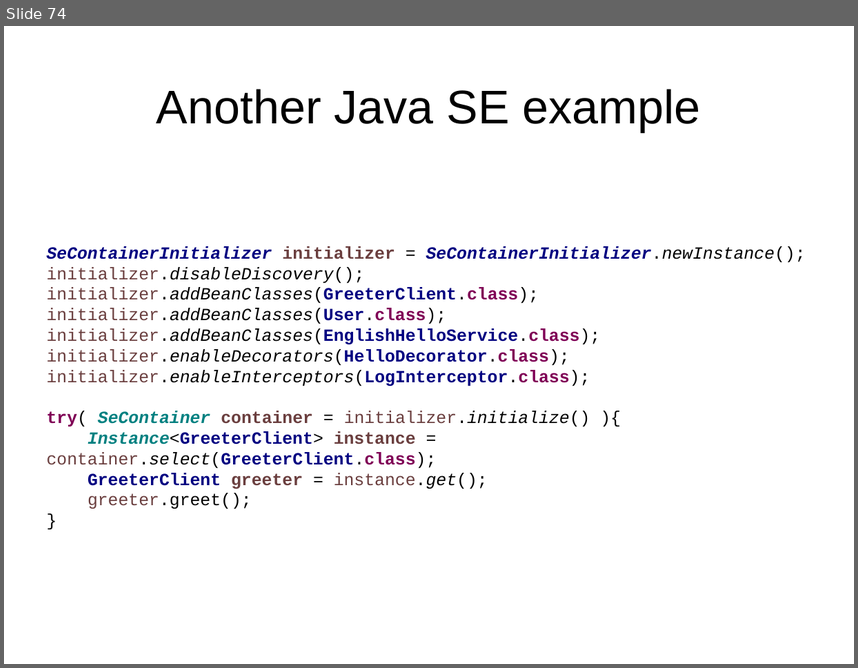
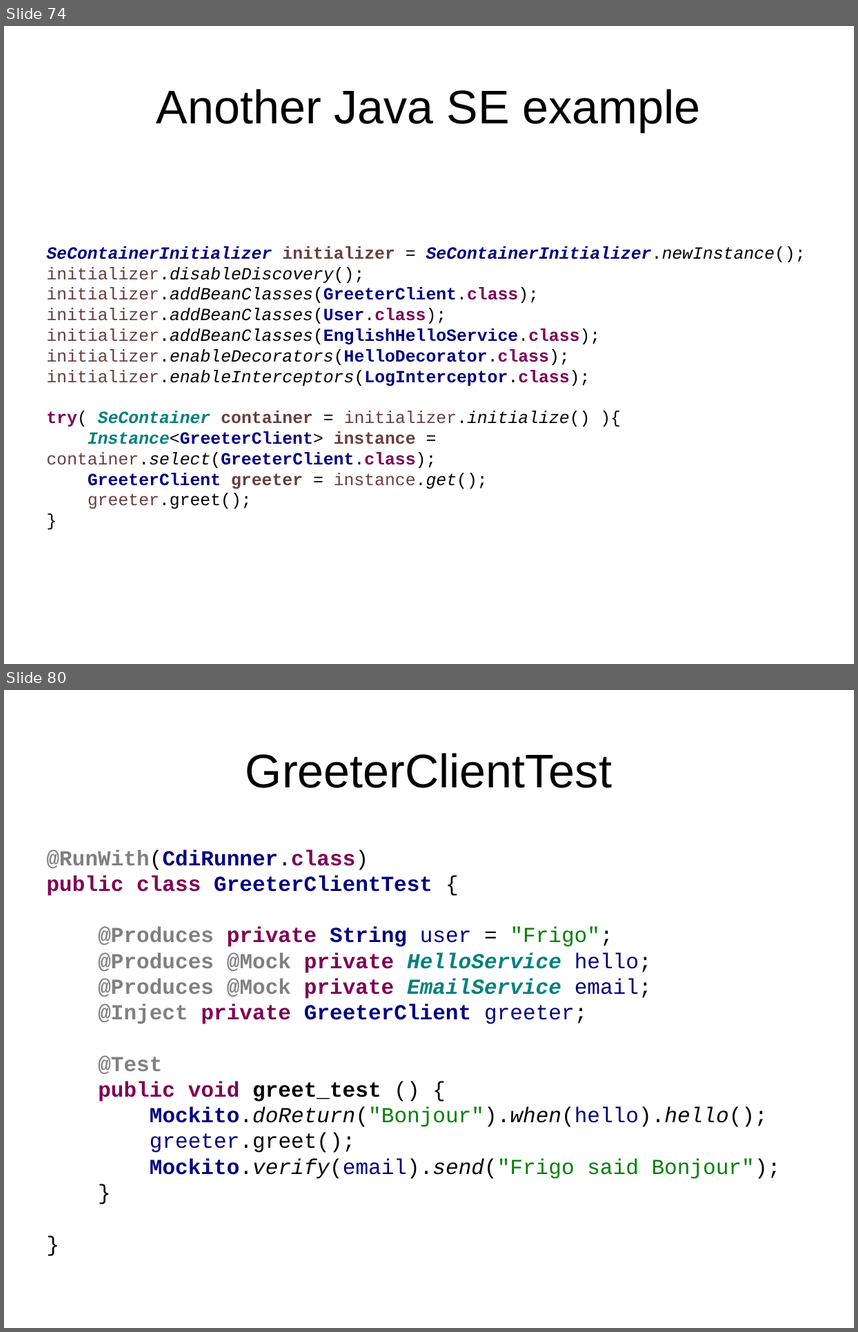
Before and after one commit to FrigoCoder/CDI, a slide deck: CDI.odp. Shown one above the other, each under a label of ours: slide 74 before the commit, slides 74 and 80 after it; the slides between them are not shown. The pictures are 858x668 and 858x1332 pixels, drawn with LibreOffice and Linux fonts; fonts in the diff are those of the drawing. Boxes give left, top, right and bottom in pixels: in the first picture for what was removed or moved away, otherwise in the second. Text is boxed around its words. In the diff, an @@ line names an element or a change of style, - is before the commit and + after.

```diff
--- a/CDI.odp
+++ b/CDI.odp
@@ slide 80 added at (4,690,854,1328), background #FFFFFF @@
@@ title added at (245,753,612,788), 44 pt, text #000000 @@
+GreeterClientTest
@@ text added at (47,849,781,1179), 20 pt, text #000080, bold @@
+@RunWith(CdiRunner.class)
+public class GreeterClientTest {
+@Produces private String user = "Frigo";
+@Produces @Mock private HelloService hello;
+@Produces @Mock private EmailService email;
+@Inject private GreeterClient greeter;
+@Test
+public void greet_test () {
+Mockito.doReturn("Bonjour").when(hello).hello();
+greeter.greet();
+Mockito.verify(email).send("Frigo said Bonjour");
+}
+}
```
Also in this commit, not shown: 5 other slides added, 4 other files.
